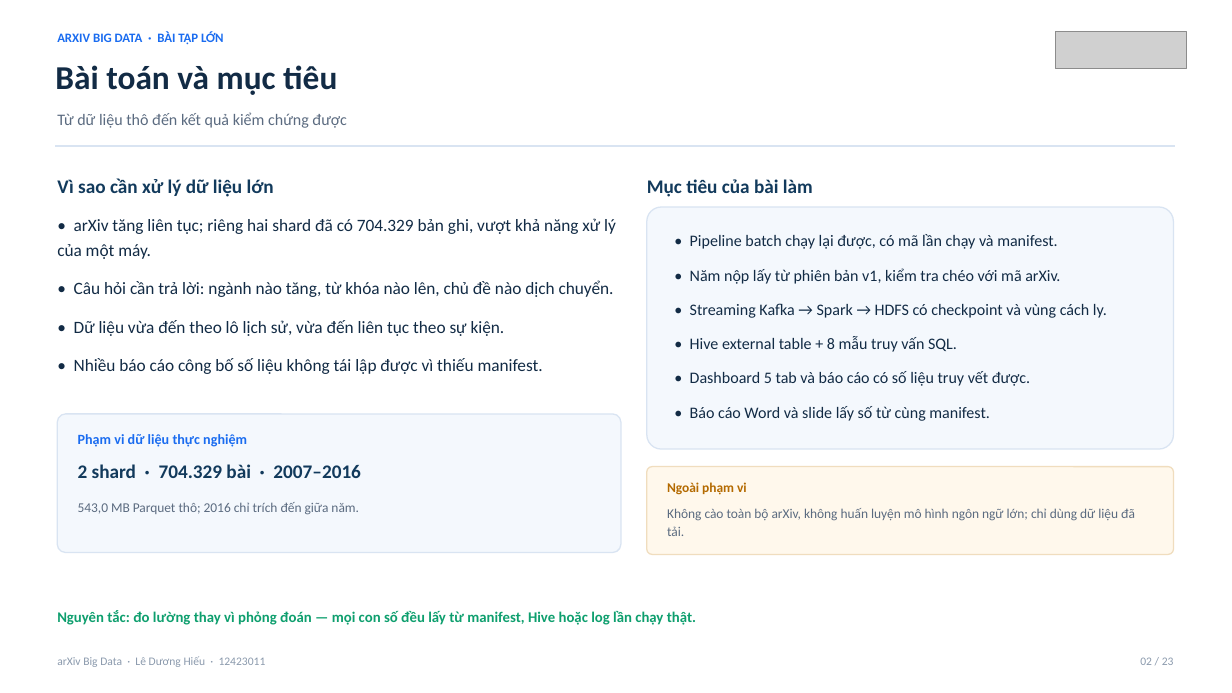
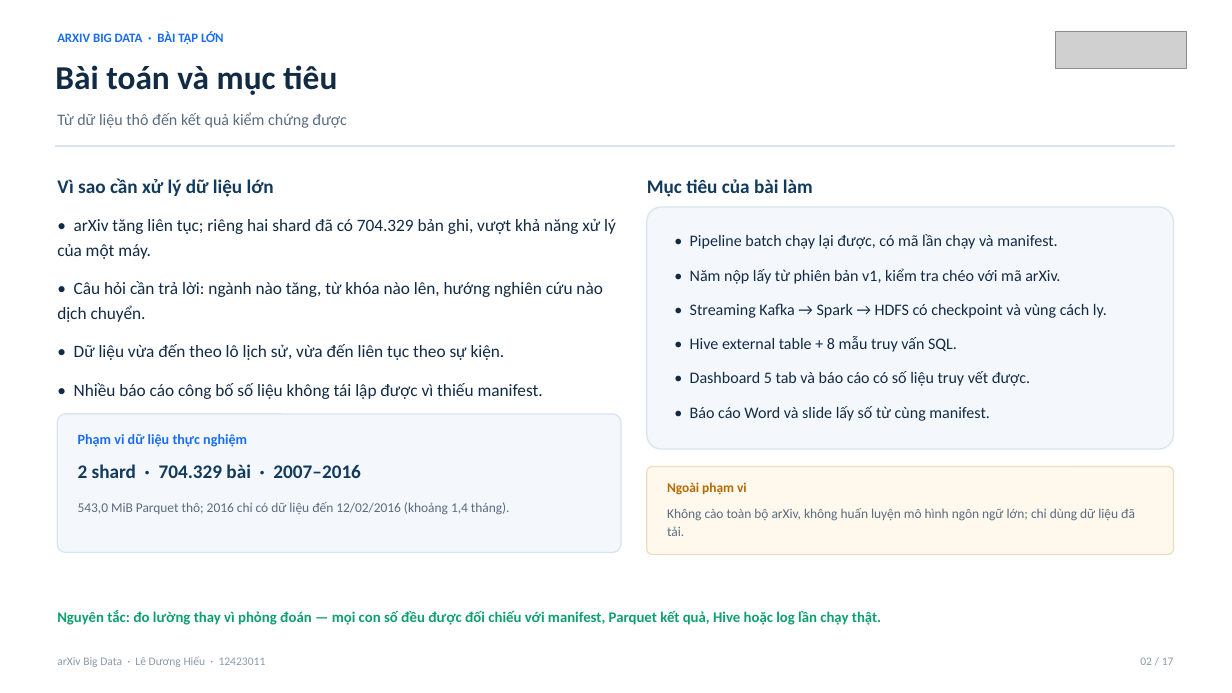
Before and after one commit to LDH-LeHieu18012005/arXiv-Big-Data-Platform, a slide deck: slide 2 of Slide Thuyết trình Xử lý Dữ liệu lớn - Lê Dương Hiếu.pptx. Drawn at 1232x693 pixels with LibreOffice and Linux fonts; fonts in the diff are those of the drawing; grey boxes stand for pictures. Boxes give left, top, right and bottom in pixels: in the first picture for what was removed or moved away, otherwise in the second. Text is boxed around its words. In the diff, an @@ line names an element or a change of style, - is before the commit and + after.

```diff
--- a/Slide Thuyết trình Xử lý Dữ liệu lớn - Lê Dương Hiếu.pptx
+++ b/Slide Thuyết trình Xử lý Dữ liệu lớn - Lê Dương Hiếu.pptx
@@ text at [57, 281, 602, 322]: text changed @@
-• Câu hỏi cần trả lời: ngành nào tăng, từ khóa nào lên, chủ đề nào dịch chuyển.
+• Câu hỏi cần trả lời: ngành nào tăng, từ khóa nào lên, hướng nghiên cứu nào dịch chuyển.
@@ text at [78, 502, 510, 515]: text changed @@
-543,0 MB Parquet thô; 2016 chỉ trích đến giữa năm.
+543,0 MiB Parquet thô; 2016 chỉ có dữ liệu đến 12/02/2016 (khoảng 1,4 tháng).
@@ text at [57, 610, 881, 625]: text changed @@
-Nguyên tắc: đo lường thay vì phỏng đoán — mọi con số đều lấy từ manifest, Hive hoặc log lần chạy thật.
+Nguyên tắc: đo lường thay vì phỏng đoán — mọi con số đều được đối chiếu với manifest, Parquet kết quả, Hive hoặc log lần chạy thật.
@@ text at [1140, 657, 1174, 665]: text changed @@
-02 / 23
+02 / 17
```
Also in this commit, not shown: 14 other slides changed, 2 slides added, 8 slides removed, 47 other files.
